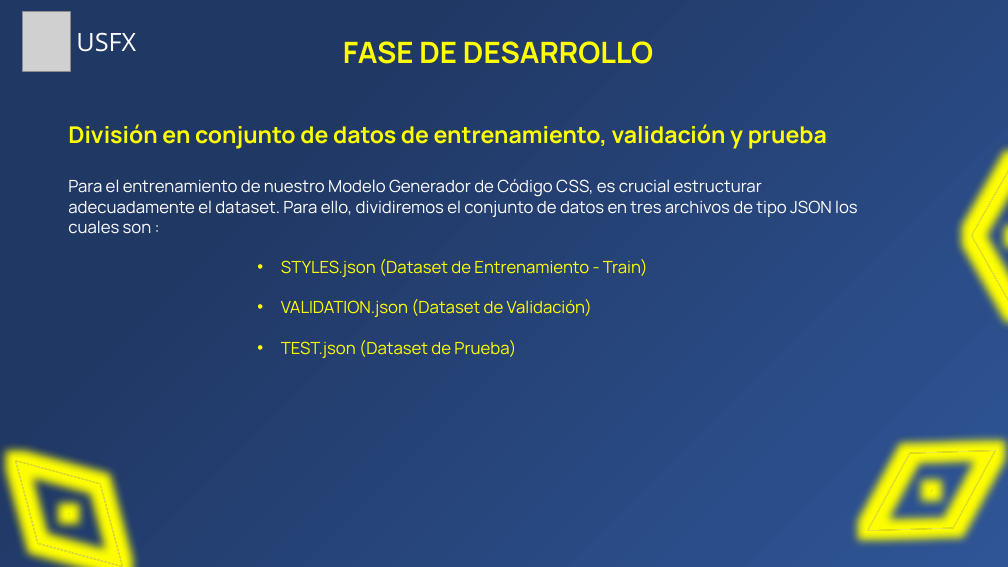
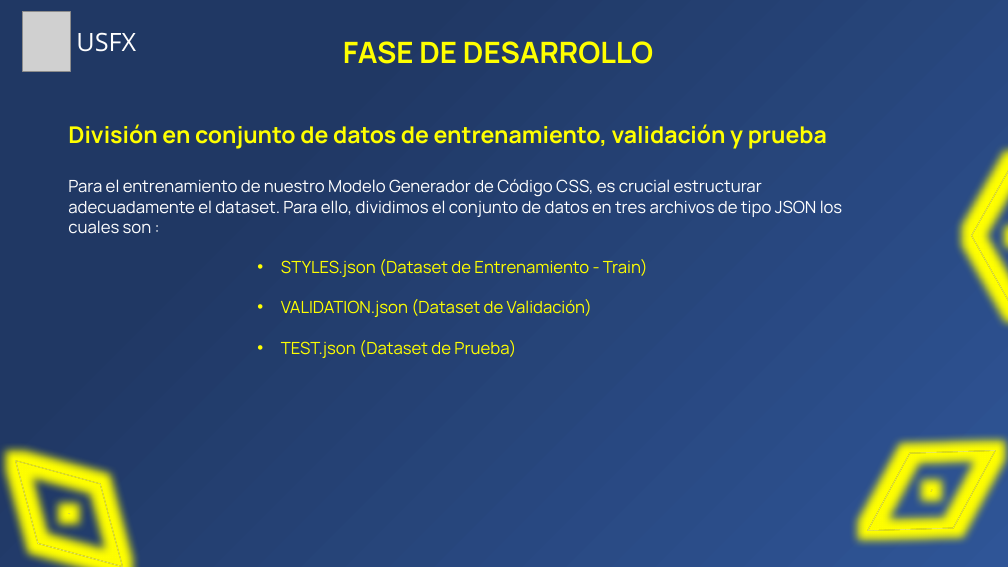
Before and after one commit to Zelechos/Generador-Css, a slide deck: slide 43 of documents/Presentación de Perfil - Modelo Generador CSS.pptx. Drawn at 1008x567 pixels with LibreOffice and Linux fonts; fonts in the diff are those of the drawing; grey boxes stand for pictures. Boxes give left, top, right and bottom in pixels: in the first picture for what was removed or moved away, otherwise in the second. Text is boxed around its words. In the diff, an @@ line names an element or a change of style, - is before the commit and + after.

```diff
--- a/documents/Presentación de Perfil - Modelo Generador CSS.pptx
+++ b/documents/Presentación de Perfil - Modelo Generador CSS.pptx
@@ text at (x1=68, y1=179, x2=843, y2=234): text changed @@
-Para el entrenamiento de nuestro Modelo Generador de Código CSS, es crucial estructurar adecuadamente el dataset. Para ello, dividiremos el conjunto de datos en tres archivos de tipo JSON los cuales son :
+Para el entrenamiento de nuestro Modelo Generador de Código CSS, es crucial estructurar adecuadamente el dataset. Para ello, dividimos el conjunto de datos en tres archivos de tipo JSON los cuales son :
```
Also in this commit, not shown: 8 other slides changed, 1 slide added.
